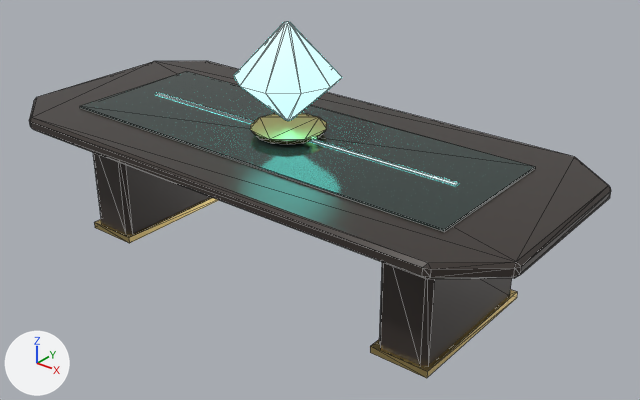
Two versions of the glTF model maze3d/kits/executive/models/ex_table.glb, one commit apart.
One viewpoint serves both versions: a 50 mm lens placed at (3.07, -3.55, 2.69), pointed at (0.22, 0.01, 0.48). The lights are fixed; the arrows at lower left show +X, +Y and +Z. The first picture is the older version. Mesh edges are drawn as thin lines.

Objects in the first picture: 'ex_table'.
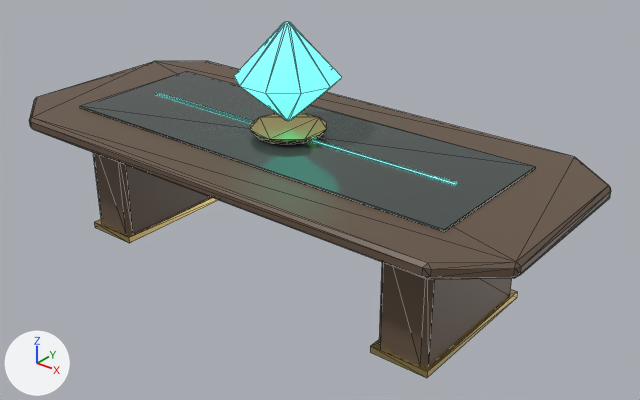
Edits to the bpy script that builds the scene:
```text
Change mat_ebony:
    mat_ebony.base_color: (0.045, 0.035, 0.03) -> (0.13, 0.085, 0.055)  # dark grey #3c3530 -> brown #655242
    mat_ebony.roughness: 0.28 -> 0.42
Change mat_holo:
    mat_holo.emission_strength: 2.85 -> 1.08
```

Where the change shows, as pixel boxes [x1, y1, x2, y2] in the pictures (640 x 400 px):
'ex_table', recoloured, surface changed: [29, 22, 611, 369] in both
